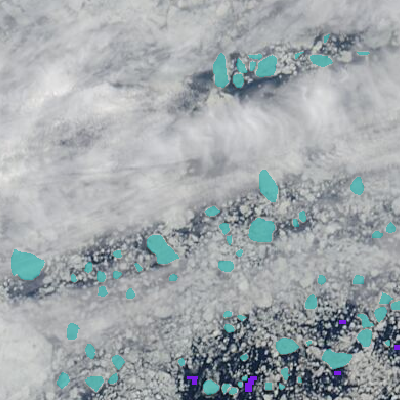
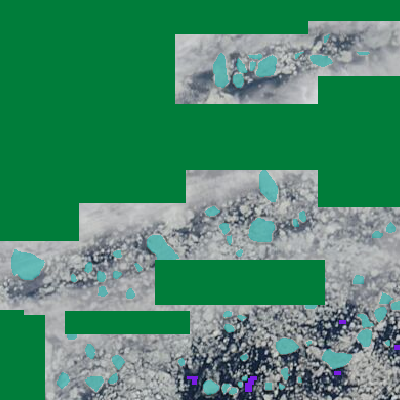
Layer changes from the first 400 × 400 image to the second:
added layer "clouds" (2nd of 2) above "landfast ice" over (0, 0, 400, 400)
